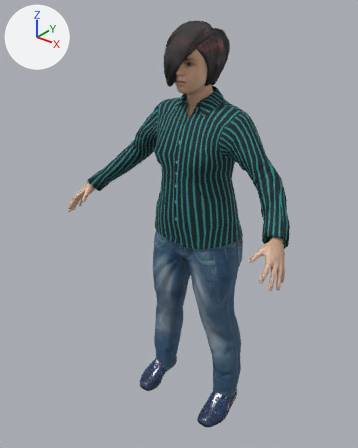
A saved change to the glTF model models/makehuman/Biped/p20.glb.
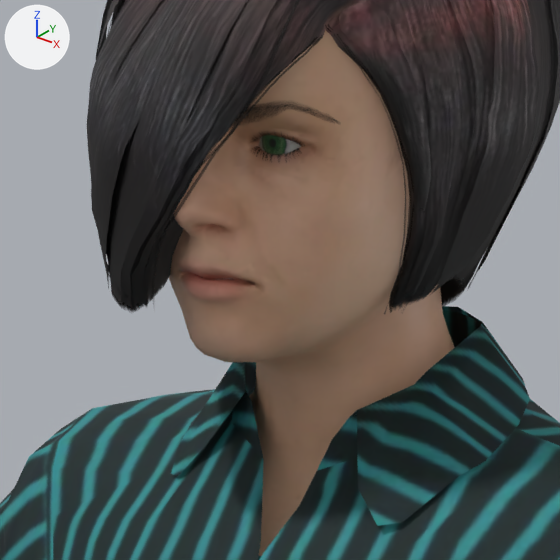
The first picture shows the older version from a 50 mm lens placed at (1.078, -1.497, 1.738), pointed at (-0.045, -0.093, 0.868). The close-ups show the older and then the newer version on the part from 42% to 64% of the width and 10% to 27% of the height of that picture. Only the edits that show in the close-ups are written down. The lights are fixed; the arrows at upper left show +X, +Y and +Z.

In view in the first close-up: 'p20.bob01', 'p20.body', 'p20.male_casualsuit03' and 3 more.
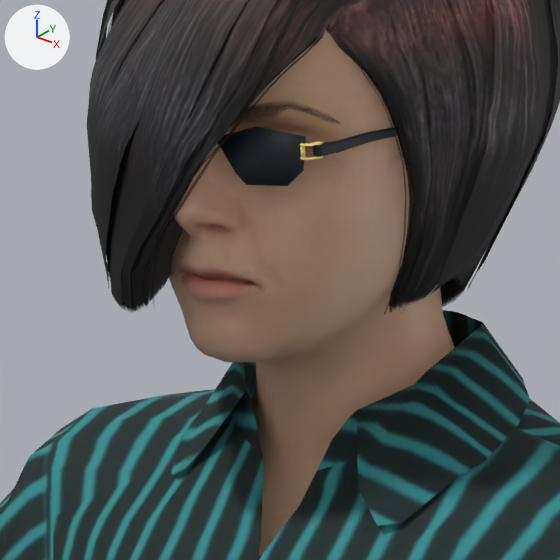
Changed parts and their boxes (x1, y1, x2, y2) in the close-ups (560 x 560 px):
'p20.spamrakuen_sagerfrogs_glasses_04', added: after (218, 127, 398, 186)

Edits to the bpy script that builds the scene:
```text
Add img_sagerfrog_s_glasses_04:
    img_sagerfrog_s_glasses_04 = load_image("Sagerfrog's_Glasses_04", '_unpacked/Sagerfrog_s_Glasses_04', 32, 32, 'sRGB')
Add mat_p20_spamrakuen_sagerfrogs_glasses_04:
    mat_p20_spamrakuen_sagerfrogs_glasses_04 = principled_material('p20.spamrakuen_sagerfrogs_glasses_04')
    mat_p20_spamrakuen_sagerfrogs_glasses_04.texture = img_sagerfrog_s_glasses_04
Add me_sagerfrog_s_glasses_04:
    me_sagerfrog_s_glasses_04.from_pydata(...)  # 526 vertices, 1026 faces; spans x -0.0738..0.0738, y -0.1512..-0.0155, z 1.4798..1.506
    me_sagerfrog_s_glasses_04.materials.append(mat_p20_spamrakuen_sagerfrogs_glasses_04)  # picture img_sagerfrog_s_glasses_04
Add ob_p20_spamrakuen_sagerfrogs_glasses_04:
    ob_p20_spamrakuen_sagerfrogs_glasses_04 = bpy.data.objects.new('p20.spamrakuen_sagerfrogs_glasses_04', me_sagerfrog_s_glasses_04)
    ob_p20_spamrakuen_sagerfrogs_glasses_04.location = (0.0, 0.0, 0.0)
```
